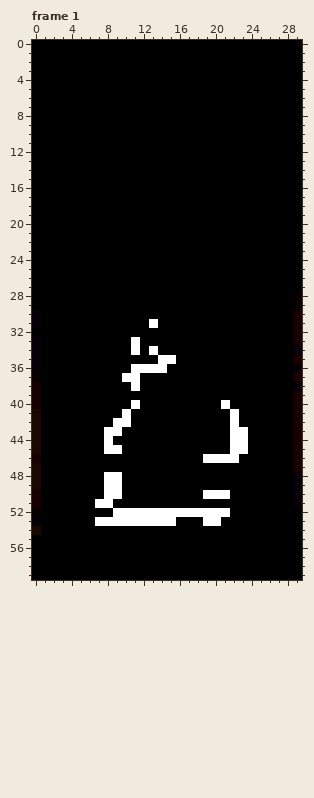
Animated GIF sprite, stored at images/processed/fire-sobel.gif. The picture above was drawn from the file before the commit.
The file is 30x60 pixels, 33 frames. Shown: frame 1. The commit also changed other frames, which this record leaves out.
And afterwards:
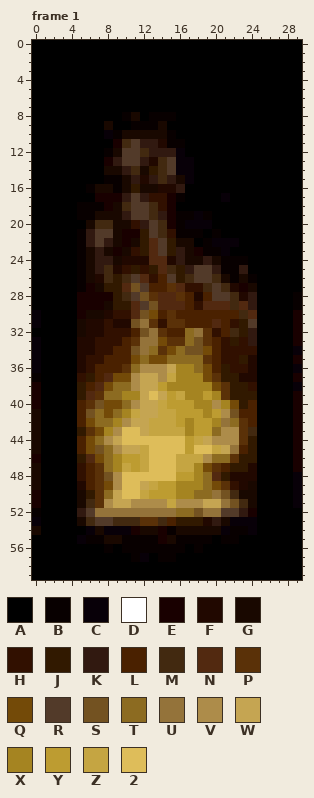
Palette (. is transparent): A #000000  B #080000  C #080008  D #ffffff  E #190000  F #210800  G #190800  H #311000  J #311900  K #311910  L #4a2100  M #422910  N #522910  P #5a3108  Q #734a08  R #523a29  S #735221  T #8c6b21  U #94733a  V #ad8c4a  W #c5a552  X #a58421  Y #bd9c31  Z #c5a542  2 #debd5a
Change:
Frame 1:
y 8: x 10..11 AA -> BG; x 13..15 AAA -> BBB
y 9: x 8 A -> G; x 11..14 AAAA -> BBBG
y 10: x 8..15 AAAAAAAA -> CBGGGGGB
y 11: x 9..16 AAAAAAAA -> EMRKKFBB
y 12: x 8..16 AAAAAAAAA -> BGRRMKKKC
y 13: x 8..17 AAAAAAAAAA -> EKRRKFMRCC
y 14: x 8..17 AAAAAAAAAA -> GGKMGJMRCC
y 15: x 8..17 AAAAAAAAAA -> BBGKFKMKGC
y 16: x 6..16 AAAAAAAAAAA -> BGGBGJGGFFK
y 17: x 7..16 AAAAAAAAAA -> EEEKRKHHEB; x 21 A -> C
y 18: x 5..15 AAAAAAAAAAA -> BBBEGMRRMHE
y 19: x 5..19 AAAAAAAAAAAAAAA -> BBGGGKRRMKEBBCB
y 20: x 6..19 AAAAAAAAAAAAAA -> GMMGGHKRMEBCCC
y 21: x 5..18 AAAAAAAAAAAAAA -> BKRRGEEJRMHBBB; x 20 A -> B
y 22: x 5..17 AAAAAAAAAAAAA -> BKRKGEGJNRJGG; x 19..22 AAAA -> BCCC
y 23: x 5..21 AAAAAAAAAAAAAAAAA -> BGKGEGHJNRJKGEBBC
y 24: x 5..23 AAAAAAAAAAAAAAAAAAA -> BGKKGFFFNNFKGGKGBBB
y 25: x 5..23 AAAAAAAAAAAAAAAAAAA -> BGKMFHJHJNMJKRRKBBK
y 26: x 5..24 AAAAAAAAAAAAAAAAAAAA -> BGFMJMRNHLRJMRRMGBGB
y 27: x 5..24 AAAAAAAAAAAAAAAAAAAA -> BEGJJNSRLLPNHHMRMFEG
y 28: x 5..24 AAAAAAAAAAAAAAAAAAAA -> EEEEJMRSPNNPLFLRRMFK
y 29: x 5..24 AAAAAAAAAAAAAAAAAAAA -> EEEGJJNRSNNNLHNNNMNK
y 30: x 5..24 AAAAAAAAAAAAAAAAAAAA -> EGGFHHNSQLPLLLLLLLMN
y 31: x 5..24 AAAAAAAADAAAAAAAAAAA -> GFFHFFSUPHPPLLLNLHJR
y 32: x 5..24 AAAAAAAAAAAAAAAAAAAA -> GFFHHHLSUPLLTUPHLMJK
y 33: x 5..24 AAAAAADAAAAAAAAAAAAA -> FFHHHLPUUQPPTSPLHJHK
y 34: x 5..24 AAAAAADADAAAAAAAAAAA -> FFHHLLSUTPQTSSQLHHHH
y 35: x 5..24 AAAAAAAAADDAAAAAAAAA -> FHHLLLQTQQTTTTPLHHJF
y 36: x 5..24 AAAAAADDDDAAAAAAAAAA -> FHLLLPTVVVWXXTQLJHHF
y 37: x 5..24 AAAAADDAAAAAAAAAAAAA -> HJLNQQVWWVZXXXQPJJFF
y 38: x 5..24 AAAAAADAAAAAAAAAAAAA -> JLNQTTVWWYXXXXXQPJJH
y 39: x 5..24 AAAAAAAAAAAAAAAAAAAA -> JNPTTXXW2WYZXXYXPJJJ
y 40: x 5..24 AAAAAADAAAAAAAAADAAA -> LPSQQTVWWZYYYXXVXQJL
y 41: x 5..24 AAAAADAAAAAAAAAAADAA -> LSTQTXZWWZZYYYXYVSLL
y 42: x 5..24 AAAADDAAAAAAAAAAADAA -> LQTTXVWWZZZYXYYXUTPL
y 43: x 5..24 AAADDAAAAAAAAAAAADDA -> JPQXV22WZZZZXYYTVVPM
y 44: x 5..24 AAADAAAAAAAAAAAAADDA -> LQTVW2222222YZWVVVPJ
y 45: x 5..24 AAADDAAAAAAAAAAAADDA -> LQSTVWWZ2222Y22ZWULJ
y 46: x 5..24 AAAAAAAAAAAAAADDDDAA -> JNQTXYYZ222ZZZVTTPJJ
y 47: x 5..24 AAAAAAAAAAAAAAAAAAAA -> HLPTXZYZ222ZZXQPLJJF
y 48: x 5..24 AAADDAAAAAAAAAAAAAAA -> HLPSV222222YYXTNJFFF
y 49: x 5..24 AAADDAAAAAAAAAAAAAAA -> FLPQV22WZYYXXXTQPHFG
y 50: x 5..24 AAADDAAAAAAAAADDDAAA -> GJPTW22ZYYYXXTTUSMGG
y 51: x 5..24 AADDAAAAAAAAAAAAAAAA -> GMPVWWVVVVZVVVWWUSMG
y 52: x 5..24 AAAADDDDDDDDDDDDDAAA -> KRUUUUUUUUUTTSUURRKE
y 53: x 5..24 AADDDDDDDDDAAADDAAAA -> GMRRMMMPPMLJJJFKGCCC
y 54: x 6..24 AAAAAAAAAAAAAAAAAAA -> CGCCCEGGEBGGGGGCBBC
y 55: x 5..19 AAAAAAAAAAAAAAA -> CBBGGBBBBEGBBBB; x 21..22 AA -> BB
y 56: x 8 A -> B; x 10..16 AAAAAAA -> BBBBBBB; x 18 A -> B
y 57: x 11..12 AA -> BC; x 14..15 AA -> BB
Where, in picture pixels (left, top, right, bottom), the same in both pictures:
changed: (77, 112, 257, 562)
